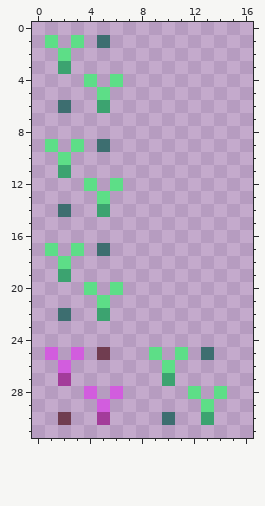
File history of a pixel-art sprite, media/art/entities/plant.png. Above, as it was before the edit.
The file is 128x128 pixels, drawn in blocks of 2x2; one block is one cell here. Shown: x 0..16, y 0..31.
Once edited:
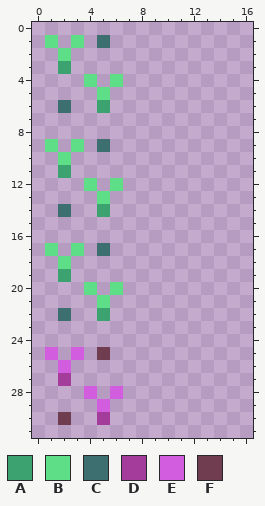
Palette (. is transparent): A #3ca370  B #5dde87  C #3d6e70  D #a33c9a  E #d25dde  F #703d50
From old to new:
@@ x 7..16 @@
 24 ..........
-25 ..B.B.C...
-26 ...B......
-27 ...A......
-28 .....B.B..
-29 ......B...
-30 ...C..A...
+25 ..........
+26 ..........
+27 ..........
+28 ..........
+29 ..........
+30 ..........
 31 ..........
